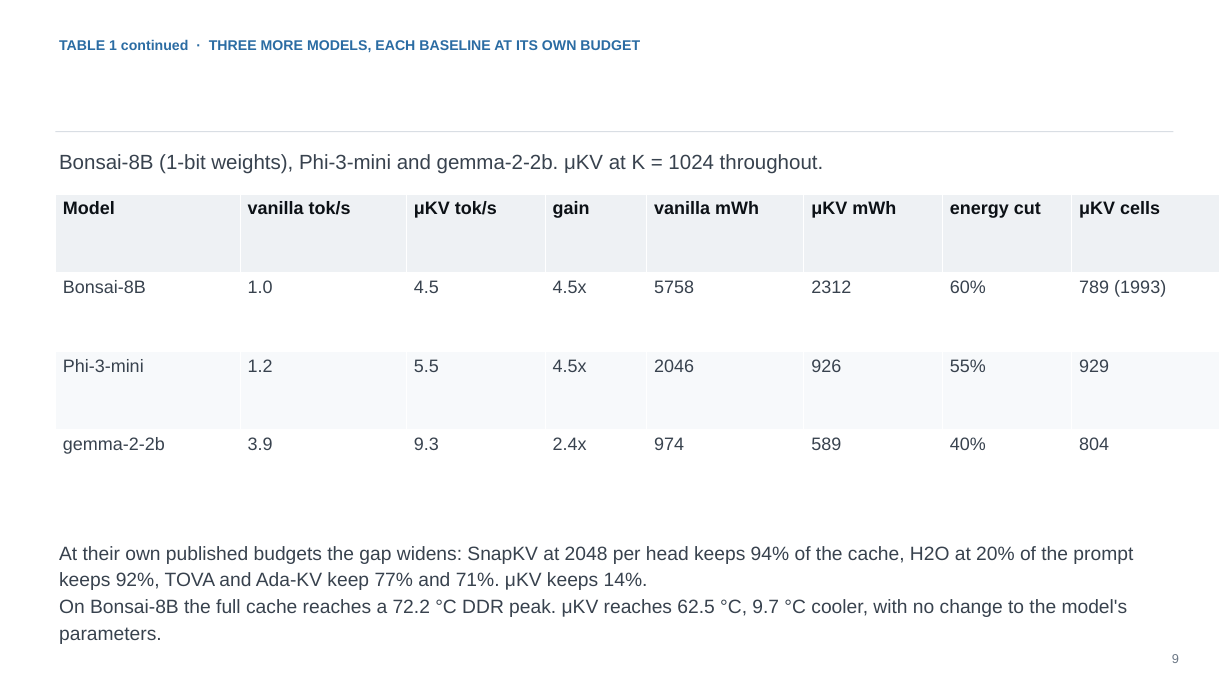
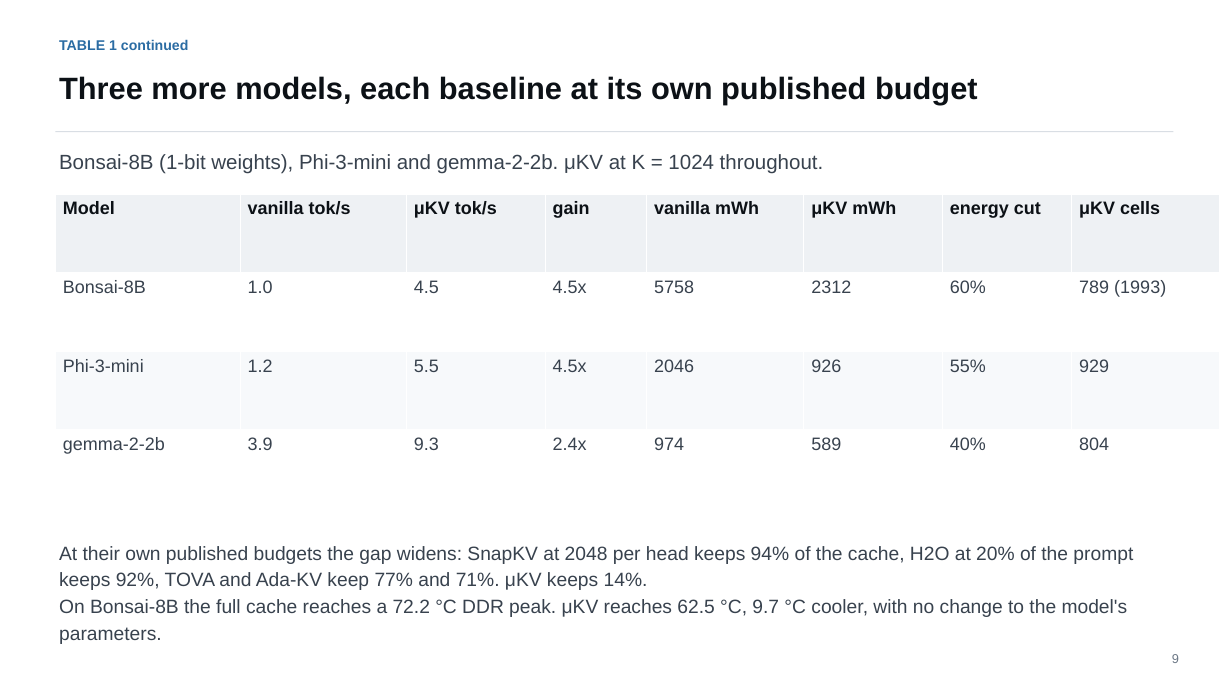
Before and after one commit to Romyull-Islam/EndurKV, a slide deck: slide 9 of muKV_full_deck.pptx. Drawn at 1232x693 pixels with LibreOffice and Linux fonts; fonts in the diff are those of the drawing. Boxes give left, top, right and bottom in pixels: in the first picture for what was removed or moved away, otherwise in the second. Text is boxed around its words. In the diff, an @@ line names an element or a change of style, - is before the commit and + after.

```diff
--- a/muKV_full_deck.pptx
+++ b/muKV_full_deck.pptx
@@ text at [59,39,188,50]: text changed @@
-TABLE 1 continued · THREE MORE MODELS, EACH BASELINE AT ITS OWN BUDGET
+TABLE 1 continued
@@ text added at [59,76,978,104], 24 pt, text #0C1116, bold @@
+Three more models, each baseline at its own published budget
```
Also in this commit, not shown: 1 other slide changed, 2 other files.
